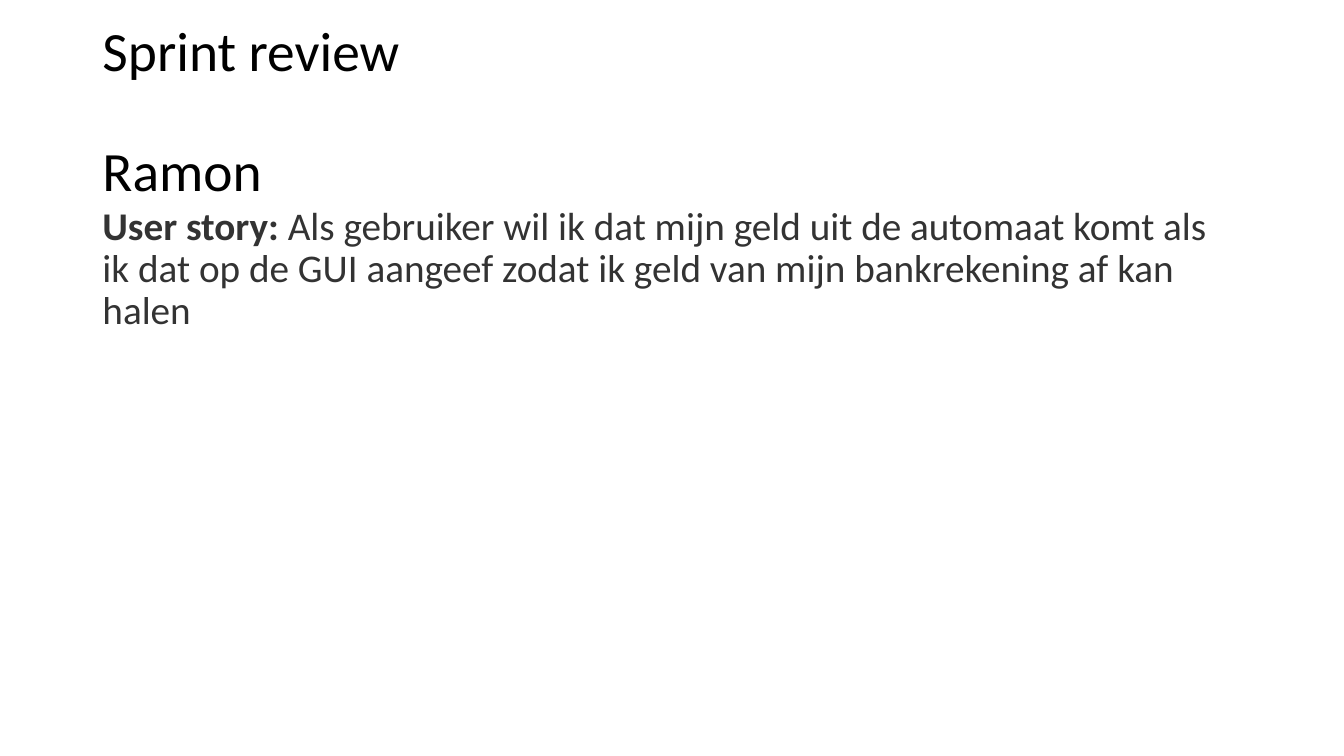
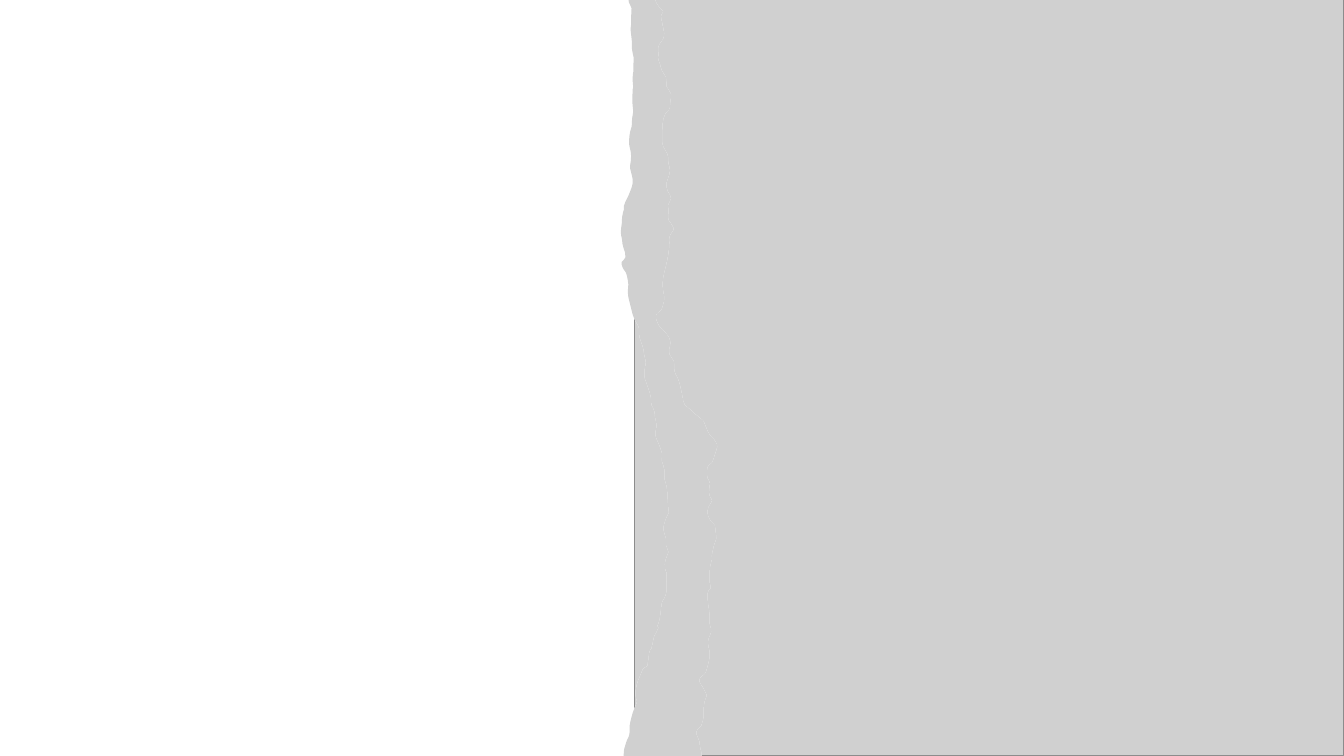
Before and after one commit to Sinjablo/Git-TINPRJ03-34, a slide deck: slide 3 of Presentaties/PresentatieSprint3.pptx (slide 5 before the commit). Drawn at 1344x756 pixels with LibreOffice and Linux fonts; fonts in the diff are those of the drawing; grey boxes stand for pictures. Boxes give left, top, right and bottom in pixels: in the first picture for what was removed or moved away, otherwise in the second. Text is boxed around its words. In the diff, an @@ line names an element or a change of style, - is before the commit and + after.

```diff
--- a/Presentaties/PresentatieSprint3.pptx
+++ b/Presentaties/PresentatieSprint3.pptx
@@ freeform shape added at [621,0,718,756], fill #FFFFFF @@
@@ picture added at [621,0,718,756] @@
@@ picture added at [634,0,1344,756] @@
@@ title removed at [102,33,399,192] @@
-Sprint review
-Ramon
@@ text removed at [102,212,1206,325] @@
-User story: Als gebruiker wil ik dat mijn geld uit de automaat komt als ik dat op de GUI aangeef zodat ik geld van mijn bankrekening af kan halen
```
Also in this commit, not shown: 8 other slides changed.
